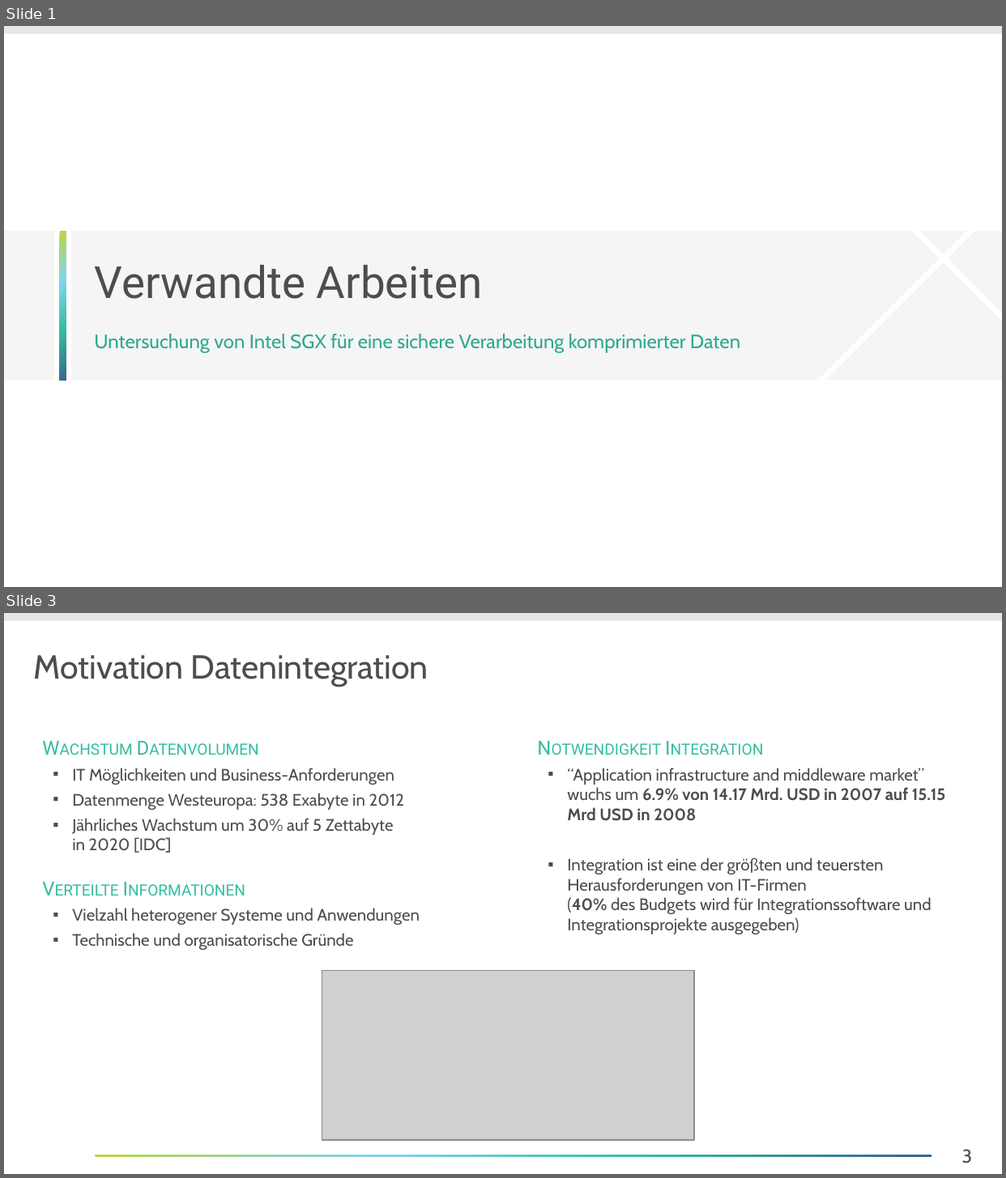
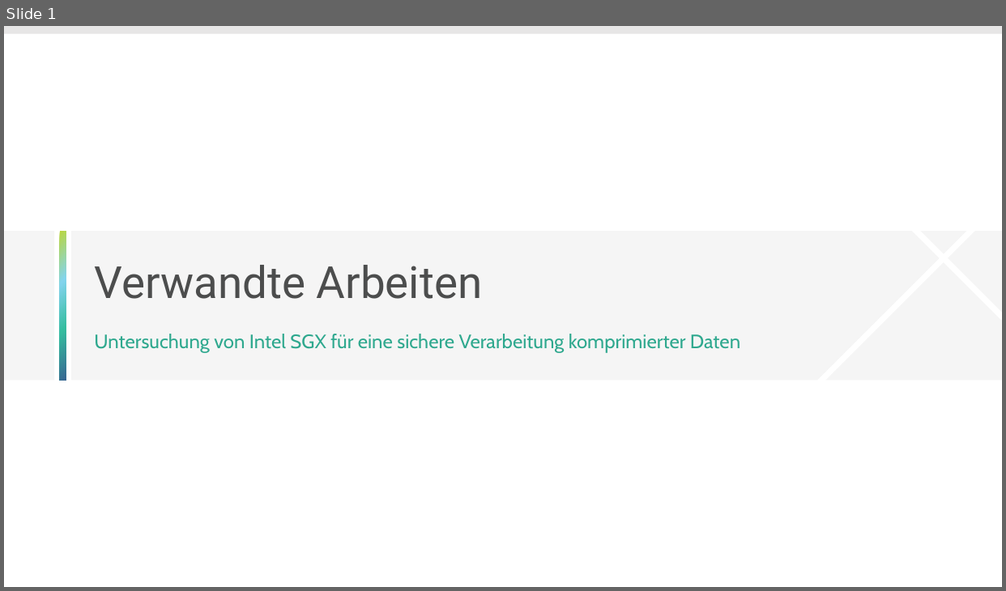
Before and after one commit to Lucku/bachelorthesis, a slide deck: Dokument/Entwürfe/02 Verwandte Arbeiten.pptx. Shown one above the other, each under a label of ours: slides 1 and 3 before the commit, slide 1 after it; the slides between them are not shown. The pictures are 1006x1178 and 1006x591 pixels, drawn with LibreOffice and Linux fonts; fonts in the diff are those of the drawing; grey boxes stand for pictures; background and template pictures are left out. Boxes give left, top, right and bottom in pixels: in the first picture for what was removed or moved away, otherwise in the second. Text is boxed around its words. In the diff, an @@ line names an element or a change of style, - is before the commit and + after.

```diff
--- a/Dokument/Entwürfe/02 Verwandte Arbeiten.pptx
+++ b/Dokument/Entwürfe/02 Verwandte Arbeiten.pptx
@@ slide 3 removed at (4,613,1002,1174), background #FFFFFF; not listed: 1 template element that a slide beside it also shows @@
@@ title removed at (33,655,428,687) @@
-Motivation Datenintegration
@@ text removed at (72,768,420,950) @@
-Wachstum Datenvolumen
-  ▪ IT Möglichkeiten und Business-Anforderungen
-  ▪ Datenmenge Westeuropa: 538 Exabyte in 2012
-  ▪ Jährliches Wachstum um 30% auf 5 Zettabyte
-    in 2020 [IDC]
-Verteilte Informationen
-  ▪ Vielzahl heterogener Systeme und Anwendungen
-  ▪ Technische und organisatorische Gründe
@@ text removed at (567,768,946,935) @@
-Notwendigkeit Integration
-  ▪ “Application infrastructure and middleware market” wuchs um 6.9% von 14.17 Mrd. USD in 2007 auf 15.15 Mrd USD in 2008
-  ▪ Integration ist eine der größten und teuersten Herausforderungen von IT-Firmen
-    (40% des Budgets wird für Integrationssoftware und Integrationsprojekte ausgegeben)
@@ picture removed at (322,970,695,1139) @@
@@ rectangle removed at (95,1155,932,1157) @@
@@ page number removed at (962,1149,973,1164) @@
-3
```
Also in this commit, not shown: 9 slides added, 4 other slides removed, 11 other files.
